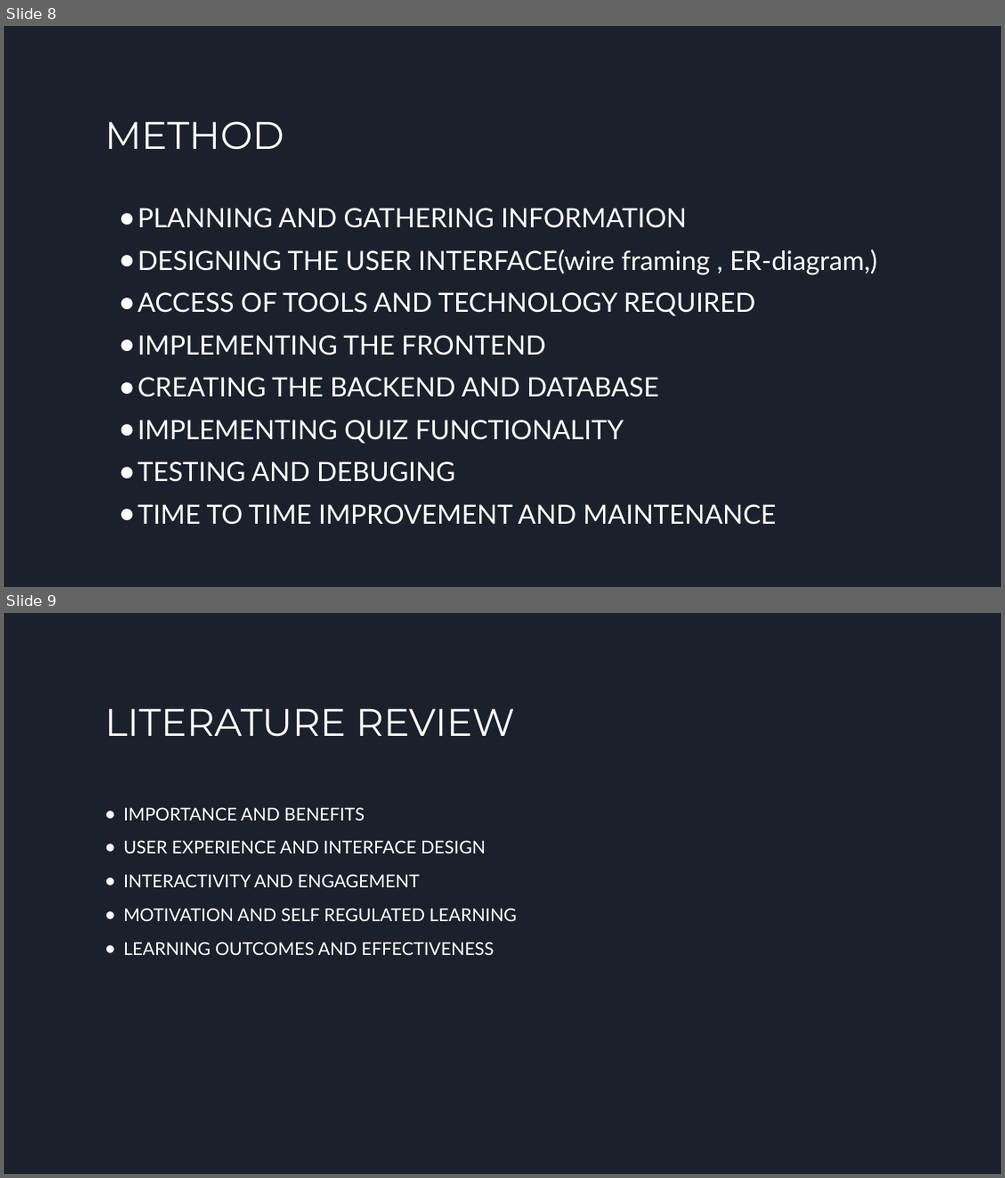
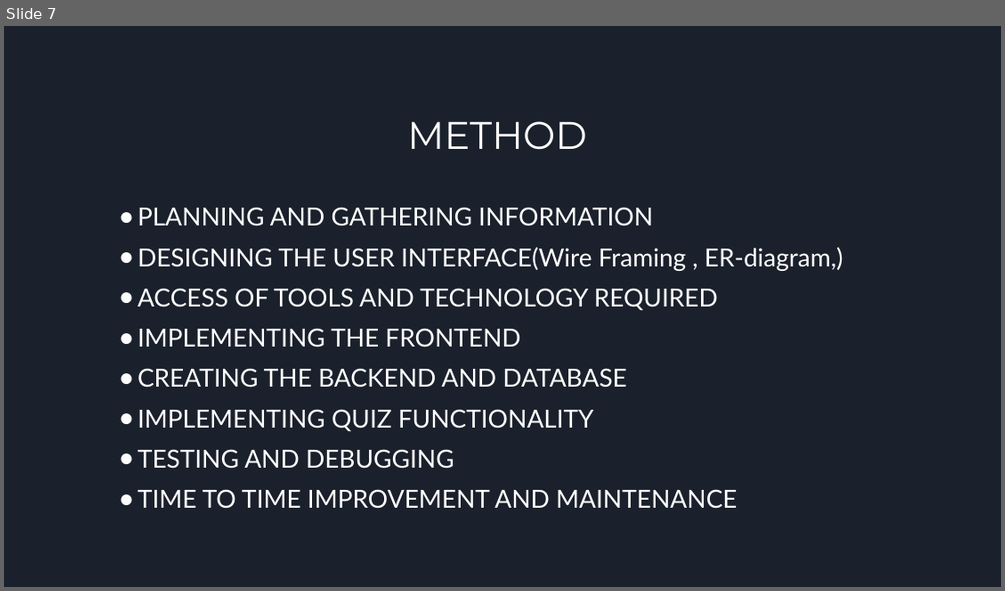
Before and after one commit to Pratik-Ghost/Quiz_Application, a slide deck: PRESENTATION.pptx. Shown one above the other, each under a label of ours: slides 8 and 9 before the commit, slide 7 after it. The pictures are 1005x1178 and 1005x591 pixels, drawn with LibreOffice and Linux fonts; fonts in the diff are those of the drawing. Boxes give left, top, right and bottom in pixels: in the first picture for what was removed or moved away, otherwise in the second. Text is boxed around its words. In the diff, an @@ line names an element or a change of style, - is before the commit and + after.

```diff
--- a/PRESENTATION.pptx
+++ b/PRESENTATION.pptx
@@ slide 9 removed at (x1=4, y1=613, x2=1001, y2=1174), background #1B212C @@
@@ title removed at (x1=105, y1=708, x2=514, y2=737) @@
-LITERATURE REVIEW
@@ text removed at (x1=123, y1=807, x2=517, y2=955) @@
-● IMPORTANCE AND BENEFITS
-● USER EXPERIENCE AND INTERFACE DESIGN
-● INTERACTIVITY AND ENGAGEMENT
-● MOTIVATION AND SELF REGULATED LEARNING
-● LEARNING OUTCOMES AND EFFECTIVENESS
@@ what was slide 8 is now slide 7 @@
@@ slide 7 changed as well @@
@@ title "METHOD" at (x1=407, y1=121, x2=587, y2=150): alignment left to centre @@
@@ text at (x1=138, y1=207, x2=736, y2=508): size 25.6 to 24 pt in "PLANNING AND GATHERING INFORMATION", "ACCESS OF TOOLS AND TECHNOLOGY REQUIRED", "IMPLEMENTING THE FRONTEND", "CREATING THE BACKEND AND DATABASE" and 2 more places @@
@@ text at (x1=138, y1=247, x2=843, y2=271): text changed; size 25.6 to 24 pt @@
-● DESIGNING THE USER INTERFACE(wire framing , ER-diagram,)
+● DESIGNING THE USER INTERFACE(Wire Framing , ER-diagram,)
@@ text at (x1=138, y1=449, x2=454, y2=468): text changed; size 25.6 to 24 pt @@
-● TESTING AND DEBUGING
+● TESTING AND DEBUGGING
```
Also in this commit, not shown: 6 other slides changed, 1 slide added, 2 other slides removed.
